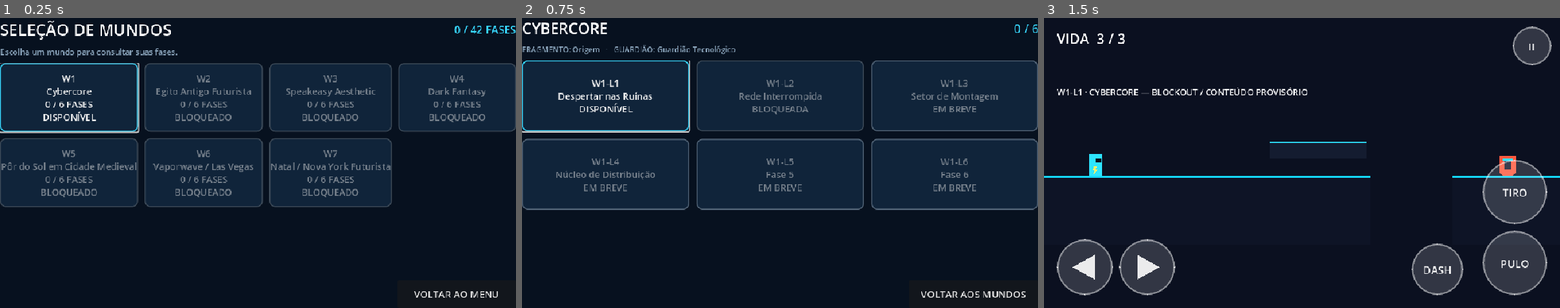
Above: before the commit, frames 1-3 (left to right).
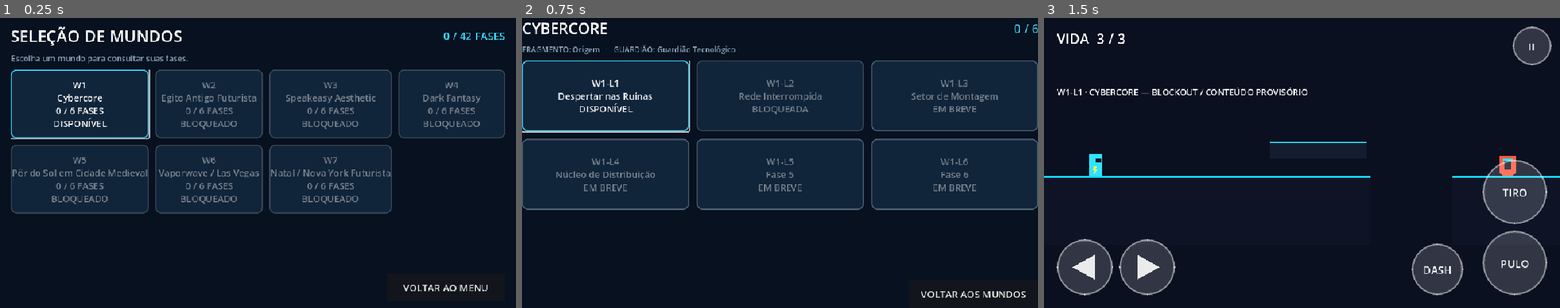
Above: after the commit, the same moments.

Repository: jyanzy19-yml/new-bolt-aventura
Game: Godot game, scene res://scenes/ui/world_selection.tscn
The game is run twice, just before and just after one commit, with the same random seed, the same clock (stepped at 60 frames per second) and the same inputs. This scene is started directly instead of the project's main scene.
Inputs:
- Up to frame 1 (0.25 s): no input
- Up to frame 2 (0.75 s): click "W1 Cybercore 0 / 6 FASES DISP…" at 0.5 s
- Up to frame 3 (1.5 s): click "W1-L1 Despertar nas Ruínas DI…" at 1.25 s

The runs differ from the first frame. In frame 1, 19% of the frame differs, in the area x 0-100%, y 0-97%; in frame 2, nothing differs; in frame 3, nothing differs.

Commit message:
fix(ui): respect safe insets and adapt world grid to viewport

Diff:
--- a/scripts/ui/world_selection.gd
+++ b/scripts/ui/world_selection.gd
@@ -9,6 +9,8 @@
 const COLOR_MUTED: Color = Color("#8ca6bd")
 const COLOR_LOCKED: Color = Color("#526477")
 const COLOR_COMPLETE: Color = Color("#54e0a2")
+var _safe_area: SafeAreaMargin
+var _grid: GridContainer
 
 func _ready() -> void:
 	_build_interface()
@@ -20,17 +22,21 @@
 	background.mouse_filter = Control.MOUSE_FILTER_IGNORE
 	add_child(background)
 
-	var safe := SafeAreaMargin.new()
-	safe.set_anchors_and_offsets_preset(Control.PRESET_FULL_RECT)
-	safe.add_theme_constant_override("margin_left", 24)
-	safe.add_theme_constant_override("margin_right", 24)
-	safe.add_theme_constant_override("margin_top", 12)
-	safe.add_theme_constant_override("margin_bottom", 12)
-	add_child(safe)
+	_safe_area = SafeAreaMargin.new()
+	_safe_area.set_anchors_and_offsets_preset(Control.PRESET_FULL_RECT)
+	add_child(_safe_area)
+
+	var padding := MarginContainer.new()
+	padding.set_anchors_and_offsets_preset(Control.PRESET_FULL_RECT)
+	padding.add_theme_constant_override("margin_left", 20)
+	padding.add_theme_constant_override("margin_right", 20)
+	padding.add_theme_constant_override("margin_top", 12)
+	padding.add_theme_constant_override("margin_bottom", 12)
+	_safe_area.add_child(padding)
 
 	var column := VBoxContainer.new()
 	column.add_theme_constant_override("separation", 10)
-	safe.add_child(column)
+	padding.add_child(column)
 
 	var header := HBoxContainer.new()
 	header.add_theme_constant_override("separation", 16)
@@ -60,16 +66,18 @@
 	scroll.size_flags_vertical = Control.SIZE_EXPAND_FILL
 	scroll.horizontal_scroll_mode = ScrollContainer.SCROLL_MODE_DISABLED
 	column.add_child(scroll)
-	var grid := GridContainer.new()
-	grid.columns = 4
-	grid.size_flags_horizontal = Control.SIZE_EXPAND_FILL
-	grid.add_theme_constant_override("h_separation", 12)
-	grid.add_theme_constant_override("v_separation", 12)
-	scroll.add_child(grid)
+	_grid = GridContainer.new()
+	_grid.size_flags_horizontal = Control.SIZE_EXPAND_FILL
+	_grid.add_theme_constant_override("h_separation", 12)
+	_grid.add_theme_constant_override("v_separation", 12)
+	scroll.add_child(_grid)
+	_safe_area.resized.connect(_update_grid_columns)
+	get_viewport().size_changed.connect(_update_grid_columns)
+	call_deferred("_update_grid_columns")
 	for world_index in range(CATALOG.get_world_count()):
-		grid.add_child(_make_world_card(world_index, completed))
-	if grid.get_child_count() > 0:
-		grid.get_child(0).grab_focus()
+		_grid.add_child(_make_world_card(world_index, completed))
+	if _grid.get_child_count() > 0:
+		_grid.get_child(0).grab_focus()
 
 	var footer := HBoxContainer.new()
 	footer.alignment = BoxContainer.ALIGNMENT_END
@@ -78,6 +86,12 @@
 	back.custom_minimum_size.x = 220
 	back.pressed.connect(_return_to_menu)
 	footer.add_child(back)
+
+func _update_grid_columns() -> void:
+	if _grid == null or not is_instance_valid(_grid):
+		return
+	var available_width: float = maxf(0.0, _safe_area.size.x - 40.0)
+	_grid.columns = clampi(floori((available_width + 12.0) / 202.0), 2, 4)
 
 func _make_world_card(world_index: int, completed: Array) -> Button:
 	var world_id: String = CATALOG.WORLD_IDS[world_index]
@@ -126,12 +140,12 @@
 		_: return "BLOQUEADO"
 
 func _open_world(world_id: String) -> void:
-	get_tree().root.set_meta("campaign_selection_world_id", world_id)
 	var flow: Node = get_node_or_null("/root/SceneFlow")
 	if flow == null:
 		push_error("WorldSelection: autoload SceneFlow ausente.")
 		return
-	flow.change_scene(PHASE_SELECTION_PATH)
+	if flow.change_scene(PHASE_SELECTION_PATH):
+		get_tree().root.set_meta("campaign_selection_world_id", world_id)
 
 func _return_to_menu() -> void:
 	var flow: Node = get_node_or_null("/root/SceneFlow")
